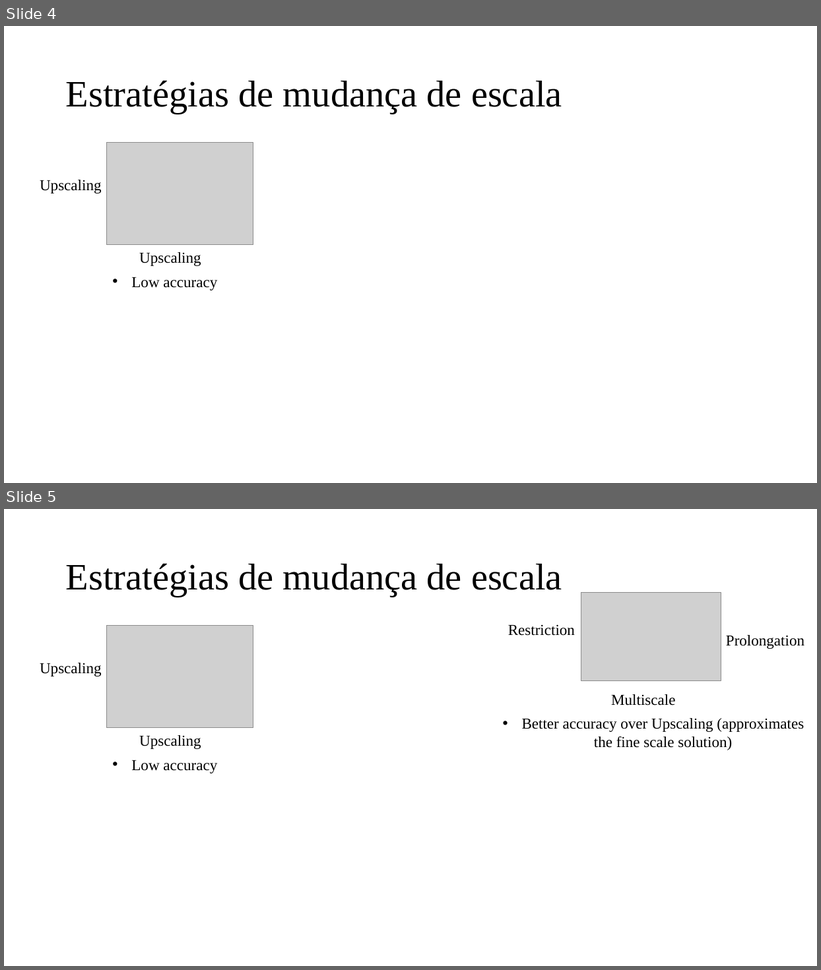
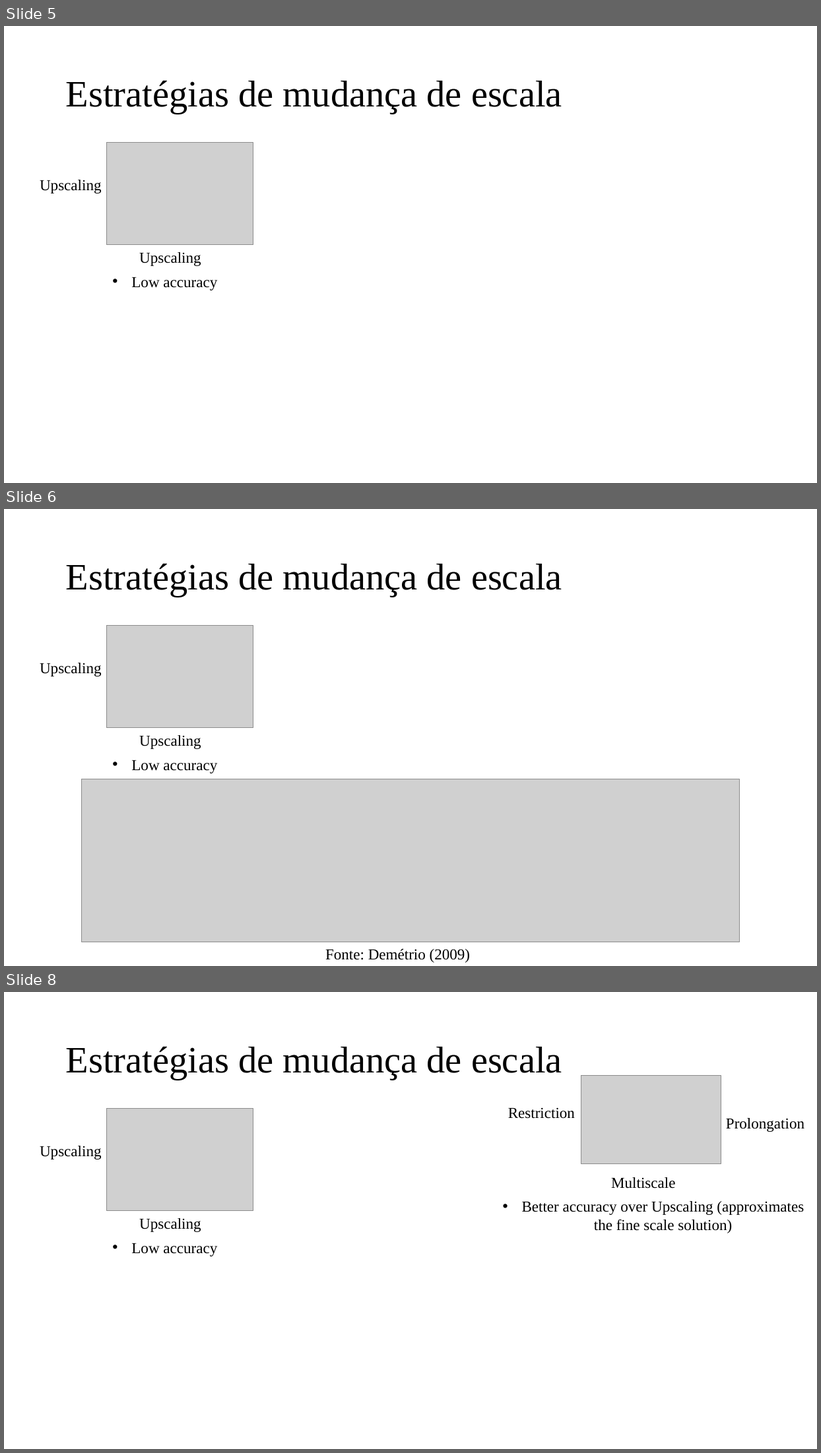
Before and after one commit to jpra2/matlab_mestrado, a slide deck: eds2/Apresentação EDS II.pptx. Shown one above the other, each under a label of ours: slides 4 and 5 before the commit, slides 5, 6 and 8 after it; the slides between them are not shown. The pictures are 821x970 and 821x1453 pixels, drawn with LibreOffice and Linux fonts; fonts in the diff are those of the drawing; grey boxes stand for pictures. Boxes give left, top, right and bottom in pixels: in the first picture for what was removed or moved away, otherwise in the second. Text is boxed around its words. In the diff, an @@ line names an element or a change of style, - is before the commit and + after.

```diff
--- a/eds2/Apresentação EDS II.pptx
+++ b/eds2/Apresentação EDS II.pptx
@@ slide 6 added at bbox=[4, 509, 817, 966], background #FFFFFF @@
@@ title added at bbox=[66, 563, 562, 597], 44 pt, text #000000 @@
+Estratégias de mudança de escala
@@ picture added at bbox=[106, 626, 253, 728] @@
@@ text added at bbox=[40, 663, 102, 677], 18 pt, text #000000 @@
+Upscaling
@@ text added at bbox=[139, 735, 201, 749], 18 pt, text #000000 @@
+Upscaling
@@ text added at bbox=[131, 760, 217, 774], 18 pt, text #000000 @@
+• Low accuracy
@@ picture added at bbox=[82, 780, 740, 942] @@
@@ text added at bbox=[325, 949, 471, 963], 18 pt, text #000000 @@
+Fonte: Demétrio (2009)
@@ what was slide 4 is now slide 5 @@
@@ what was slide 5 is now slide 8 @@
```
Also in this commit, not shown: 4 slides changed, 27 other slides added.
